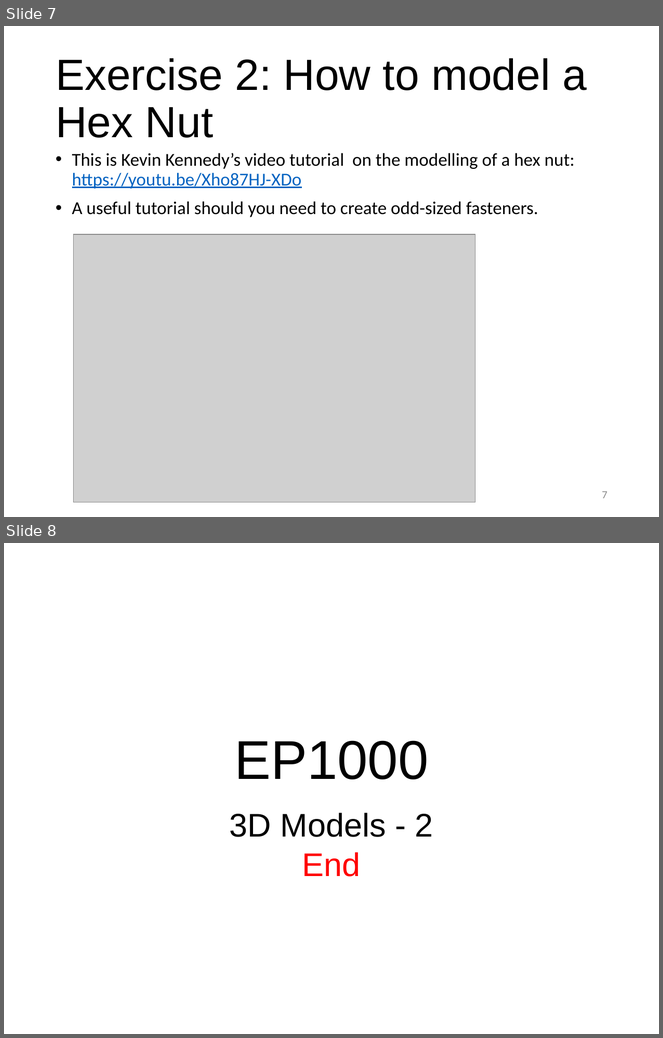
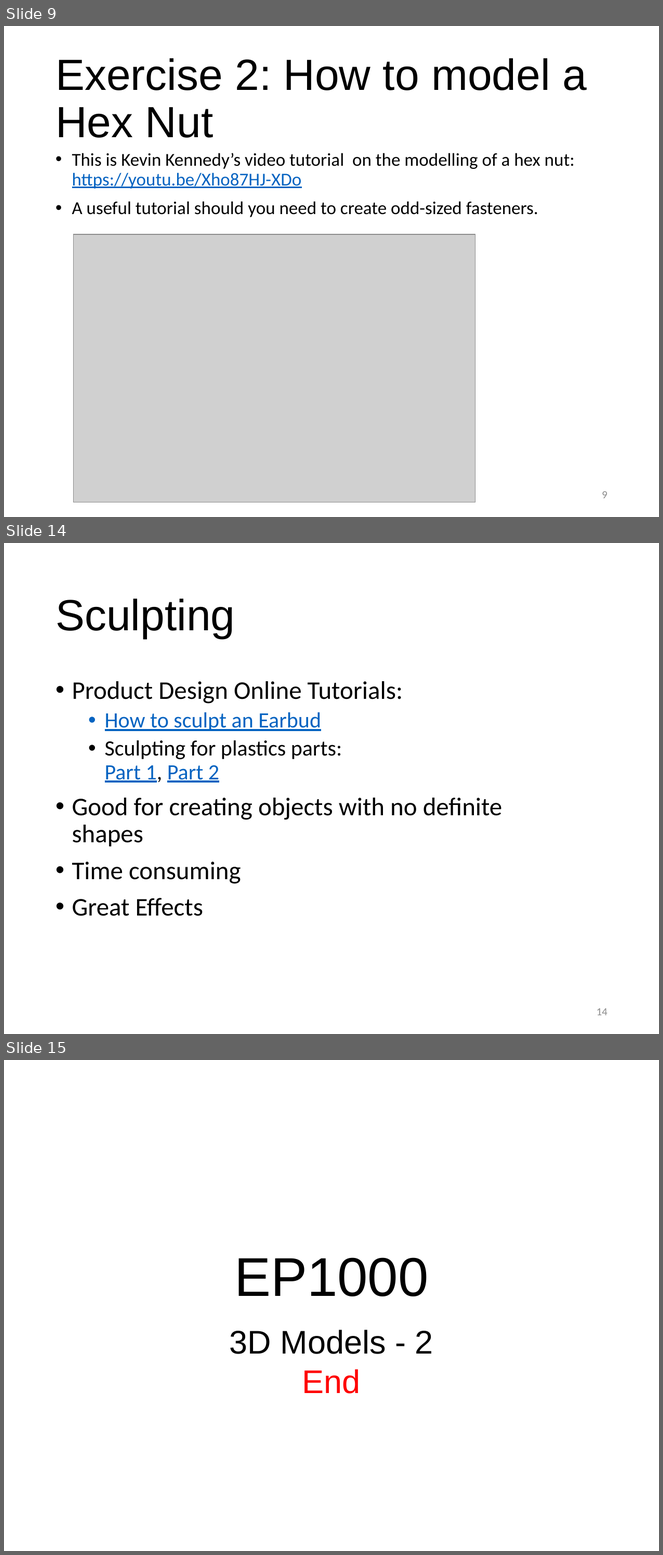
Before and after one commit to RDorville/digfab, a slide deck: presentations/ep1000_3dmodel2/ep1000_3dmodel2.pptx. Shown one above the other, each under a label of ours: slides 7 and 8 before the commit, slides 9, 14 and 15 after it; the slides between them are not shown. The pictures are 663x1038 and 663x1555 pixels, drawn with LibreOffice and Linux fonts; fonts in the diff are those of the drawing; grey boxes stand for pictures; background and template pictures are left out. Boxes give left, top, right and bottom in pixels: in the first picture for what was removed or moved away, otherwise in the second. Text is boxed around its words. In the diff, an @@ line names an element or a change of style, - is before the commit and + after.

```diff
--- a/presentations/ep1000_3dmodel2/ep1000_3dmodel2.pptx
+++ b/presentations/ep1000_3dmodel2/ep1000_3dmodel2.pptx
@@ slide 14 added at [4, 543, 659, 1034], background #FFFFFF @@
@@ title added at [55, 599, 235, 639], 48 pt, text #000000 @@
+Sculpting
@@ text added at [72, 681, 503, 916], 28 pt, text #000000 @@
+• Product Design Online Tutorials:
+  • How to sculpt an Earbud
+  • Sculpting for plastics parts:
+    Part 1, Part 2
+• Good for creating objects with no definite shapes
+• Time consuming
+• Great Effects
@@ page number added at [597, 1008, 608, 1016], 12 pt, text #8C8C8C @@
+14
@@ what was slide 7 is now slide 9 @@
@@ page number at [602, 491, 608, 499]: text changed @@
-7
+9
@@ what was slide 8 is now slide 15 @@
```
Also in this commit, not shown: 1 slide changed, 7 other slides added, 1 slide removed, 8 other files.
